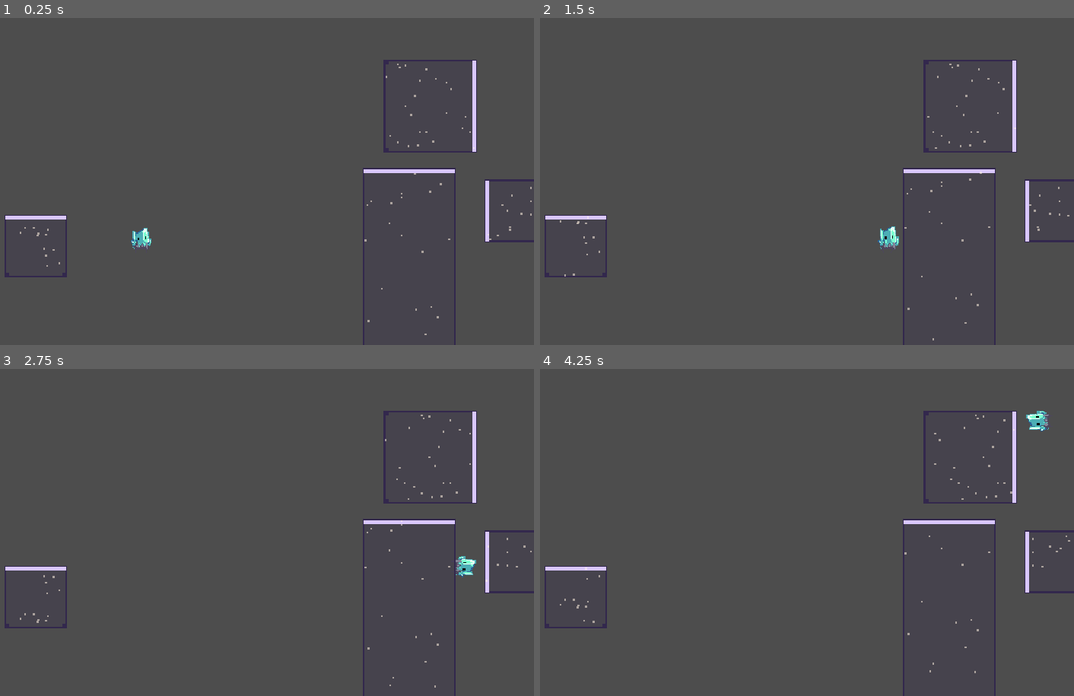
Above: before the commit, frames 1-4 (two rows, left to right).
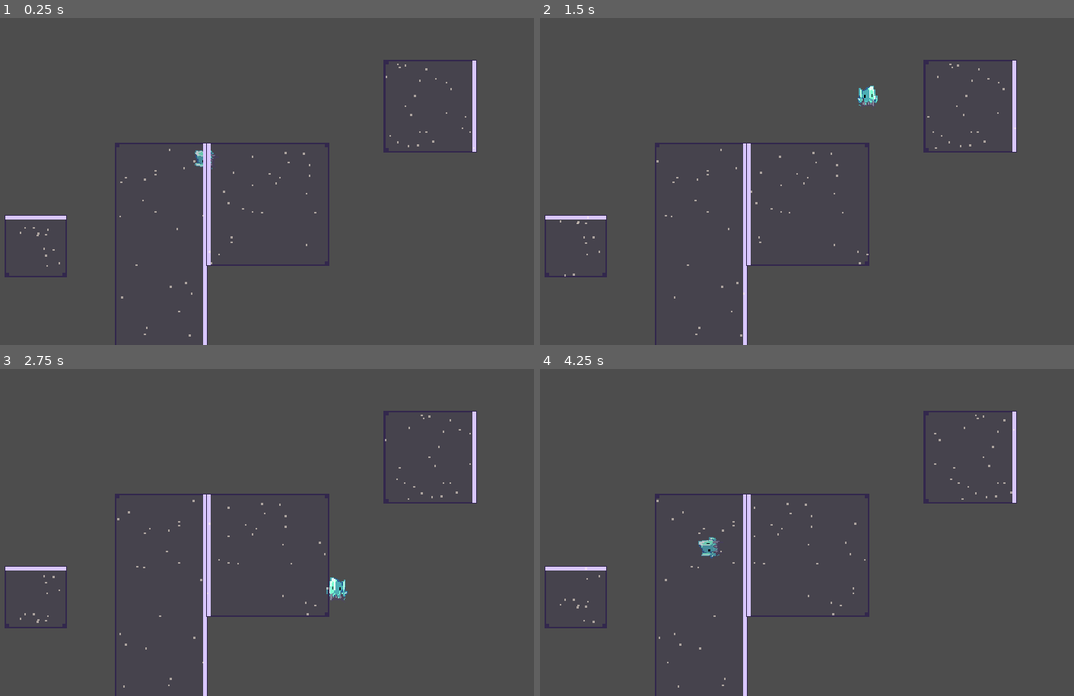
Above: after the commit, the same moments.

Repository: jmx2033/GRAVSWITCH
Game: Godot game, scene res://Scenes/game.tscn
Same seed, same stepped clock (60 frames per second), same inputs: the game is played once before the commit and once after it.
Inputs:
- Up to frame 1 (0.25 s): no input
- Up to frame 2 (1.5 s): hold D (move_right) from 0.53 s (still down); tap Space (jump) at 0.77 s
- Up to frame 3 (2.75 s): tap Space (jump) at 1.52 s; release D (move_right) at 2.03 s; hold A (move_left) from 2.03 s (still down)
- Up to frame 4 (4.25 s): release A (move_left) at 2.78 s; hold D (move_right) from 2.78 s (still down); tap Space (jump) at 3.02, 3.77 s

The runs differ from the first frame. In frame 1, 2.6% of the frame differs, in the area x 21-100%, y 38-100%; in frame 2, 2.7%, in the area x 21-100%, y 20-100%; in frame 3, 2.7%; in frame 4, 2.7%.

Commit message:
fix(gravity): 修改重力场逻辑：可以向量叠加[P0-2]

Diff:
--- a/Scenes/game.tscn
+++ b/Scenes/game.tscn
@@ -38,20 +38,21 @@
 shape = SubResource("RectangleShape2D_sam6v")
 
 [node name="Player" parent="." unique_id=1085382721 instance=ExtResource("1_ebmjs")]
-position = Vector2(227, 246)
+position = Vector2(294, 106)
 
 [node name="GravityZone" parent="." unique_id=285377863 instance=ExtResource("2_qxrlw")]
 position = Vector2(84, 224)
 size_in_tiles = Vector2i(2, 2)
 
 [node name="GravityZone2" parent="." unique_id=37853669 instance=ExtResource("2_qxrlw")]
-position = Vector2(461, 175)
+position = Vector2(200, 148)
+direction = 1
 size_in_tiles = Vector2i(3, 8)
 
 [node name="GravityZone3" parent="." unique_id=1292054527 instance=ExtResource("2_qxrlw")]
-position = Vector2(589, 187)
+position = Vector2(296, 148)
 direction = 3
-size_in_tiles = Vector2i(4, 2)
+size_in_tiles = Vector2i(4, 4)
 
 [node name="GravityZone4" parent="." unique_id=998343648 instance=ExtResource("2_qxrlw")]
 position = Vector2(483, 61)
--- a/Scripts/core/config.gd
+++ b/Scripts/core/config.gd
@@ -1,6 +1,4 @@
 extends Node
-
-var gravity_direction: Vector2 = Vector2.DOWN
 
 const TILE_SIZE: int = 32
 const GRAVITY: float = 1800.0
@@ -11,3 +9,6 @@
 const COYOTE_TIME: float = 0.10
 const JUMP_BUFFER_TIME: float = 0.12
 const GRAVITY_TURN_TIME: float = 0.12
+
+## 当前所有重力来源的合力加速度（像素/秒²）；无重力区时是基础向下重力 g。
+var gravity_acceleration: Vector2 = Vector2.DOWN * GRAVITY
--- a/Scripts/player/player.gd
+++ b/Scripts/player/player.gd
@@ -15,17 +15,19 @@
 # 实际参与物理的重力方向；180° 反转时保持原方向，等强度降到 0 后再翻向。
 var _physics_gravity: Vector2 = Vector2.DOWN
 
-# 物理重力强度倍率：普通转向始终为 1；
-# 180° 反转时按 1 → 0 → 1 变化，避免过渡期间出现侧向重力。
+# 当前物理重力强度倍率（以 Config.GRAVITY 为 1g）：
+# 无区为 1，向下区为 2，失重为 0；转向时在旧/新强度之间过渡。
 var _gravity_scale: float = 1.0
 
 # 当前转向状态
 var _turning: bool = false  # 是否正在转向
 var _turn_is_flip: bool = false  # 本次是否为 180° 反转
-var _turn_from: Vector2 = Vector2.DOWN  # 转向起点
-var _turn_to: Vector2 = Vector2.DOWN  # 转向终点
+var _turn_from: Vector2 = Vector2.DOWN  # 转向起点方向
+var _turn_to: Vector2 = Vector2.DOWN  # 转向终点方向
 var _turn_angle: float = 0.0  # 起点到终点的有符号夹角
 var _turn_elapsed: float = 0.0  # 已转向时间，用于计算进度
+var _turn_start_scale: float = 1.0  # 转向开始时的重力强度
+var _turn_target_scale: float = 1.0  # 转向结束时的重力强度
 
 # 动画节点，在 _ready() 里赋值
 var anim: AnimatedSprite2D
@@ -39,8 +41,8 @@
 # 跳预输入倒计时
 var jump_timer: float = 0.0
 
-# 当前生效的重力区；只认最后进入的那个
-var _active_zone: Area2D = null
+# 玩家当前重叠的重力区 -> 拉力方向；叠加时按各区的加速度贡献计算
+var _gravity_dirs: Dictionary = {}
 
 
 func _ready() -> void:
@@ -60,7 +62,7 @@
 	var g: Vector2 = _physics_gravity
 	up_direction = -g
 
-	# 加重力，往下掉；_gravity_scale 只在 180° 反转时小于 1
+	# 施加合力重力；_gravity_scale 是当前强度（普通 1g、向下区 2g、失重 0 等）
 	velocity += g * Config.GRAVITY * _gravity_scale * delta
 
 	# 左右移动（沿"垂直于重力"的方向，不是世界 x 轴）
@@ -125,30 +127,46 @@
 
 
 ## 推进重力转向。
-## 90° 转向：物理方向和显示方向一起匀速旋转。
-## 180° 反转：显示方向平滑转半圈，物理重力沿原轴按 1 → 0 → 1 衰减再反向，
-## 中点是失重状态，不会出现把角色往侧面拉的横向重力。
+## 目标加速度由基础重力和所有重叠区叠加得到：方向负责旋转，强度负责加速度大小。
+## 180° 反转时前半程沿旧方向衰减到 0，后半程沿新方向增强，避免侧向甩动。
 func _update_gravity(delta: float) -> void:
-	var target: Vector2 = Config.gravity_direction
-	if target == Vector2.ZERO:
-		return
-	target = target.normalized()
-
-	if _turning and not target.is_equal_approx(_turn_to):
+	var target_accel: Vector2 = Config.gravity_acceleration
+
+	# 合力为 0：失重。保留当前朝向，但不再产生重力加速度。
+	if target_accel.is_zero_approx():
+		_physics_gravity = current_gravity
+		_gravity_scale = 0.0
 		_turning = false
+		_turn_is_flip = false
+		return
+
+	var target: Vector2 = target_accel.normalized()
+	var target_strength: float = target_accel.length() / Config.GRAVITY
+
+	if _turning:
+		if not target.is_equal_approx(_turn_to):
+			_turning = false
+		else:
+			_turn_target_scale = target_strength
 
 	# 没有正在进行的转向时，检查是否需要开始新的一次转向
 	if not _turning:
-		# 已经与目标一致，不需要转向
+		# 方向已经一致：只更新强度，不需要转向
 		if target.is_equal_approx(_physics_gravity):
 			current_gravity = _physics_gravity
-			_gravity_scale = 1.0
+			_gravity_scale = target_strength
+			# 180° 反转前半程离开重力区时，目标会变回旧方向；
+			# 这里提前返回，必须清掉禁止起跳标记，否则会永久不能跳
+			_turning = false
+			_turn_is_flip = false
 			return
-		# 记录转向的起点、终点和夹角
+		# 记录转向的起点、终点、夹角和强度
 		_turn_from = _physics_gravity
 		_turn_to = target
 		_turn_angle = _turn_from.angle_to(_turn_to)
 		_turn_elapsed = 0.0
+		_turn_start_scale = _gravity_scale
+		_turn_target_scale = target_strength
 		# 夹角接近 180° 时按翻转处理
 		_turn_is_flip = absf(_turn_angle) > PI - FLIP_ANGLE_EPSILON
 		_turning = true
@@ -166,16 +184,18 @@
 	current_gravity = _turn_from.rotated(_turn_angle * weight).normalized()
 
 	if _turn_is_flip:
-		# 180° 反转：signed_scale 从 1 线性降到 -1。
-		# 前半程物理方向仍是起点，经过 0 后换成终点，
-		# 因此重力始终沿同一条轴，只是先减弱到 0 再反向增强。
-		var signed_scale: float = lerpf(1.0, -1.0, weight)
-		_gravity_scale = absf(signed_scale)
-		_physics_gravity = _turn_from if signed_scale >= 0.0 else _turn_to
-	else:
-		# 90° 转向：物理方向跟随显示方向，强度保持不变
-		_gravity_scale = 1.0
+		# 180° 反转：前半程沿旧方向把强度降到 0，
+		# 后半程沿新方向把强度升到目标值。
+		if weight < 0.5:
+			_physics_gravity = _turn_from
+			_gravity_scale = lerpf(_turn_start_scale, 0.0, weight * 2.0)
+		else:
+			_physics_gravity = _turn_to
+			_gravity_scale = lerpf(0.0, _turn_target_scale, (weight - 0.5) * 2.0)
+	else:
+		# 小于 180° 的转向：物理方向跟随显示方向，强度同步插值
 		_physics_gravity = current_gravity
+		_gravity_scale = lerpf(_turn_start_scale, _turn_target_scale, weight)
 
 	# 到达终点，结束本次转向并精确对齐目标
 	if _turn_elapsed >= turn_time:
@@ -186,25 +206,45 @@
 func _finish_gravity_turn() -> void:
 	_physics_gravity = _turn_to
 	current_gravity = _turn_to
-	_gravity_scale = 1.0
+	_gravity_scale = _turn_target_scale
 	_turning = false
 	_turn_is_flip = false
 
 
-## 进入重力区：记录当前区，并把目标重力切到该区的拉力方向。
+## 进入重力区：记录该区的拉力方向，并重算所有重叠区的合力。
 func enter_gravity_zone(zone: Area2D, gravity_direction: Vector2) -> void:
 	if gravity_direction == Vector2.ZERO:
 		return
-	_active_zone = zone
-	Config.gravity_direction = gravity_direction
-
-
-## 离开重力区：只有离开当前生效的区，才把目标重力恢复为向下。
+	_gravity_dirs[zone] = gravity_direction
+	_apply_gravity_zones()
+
+
+## 离开重力区：移除该区的拉力，并重算剩余重叠区的合力。
 func exit_gravity_zone(zone: Area2D) -> void:
-	if zone != _active_zone:
-		return
-	_active_zone = null
-	Config.gravity_direction = Vector2.DOWN
+	_gravity_dirs.erase(zone)
+	_apply_gravity_zones()
+
+
+## 重算重力：基础向下重力 + 所有重叠区的贡献。
+func _apply_gravity_zones() -> void:
+	var total := Vector2.DOWN * Config.GRAVITY
+	for direction in _gravity_dirs.values():
+		var pull: Vector2 = direction
+		total += _zone_gravity(pull)
+	Config.gravity_acceleration = total
+
+
+## 单个重力区提供的加速度：
+## 向上区 2g（多出的 1g 抵消基础重力，净向上 1g）；
+## 向下区 1g；
+## 左/右区 1g 水平 + 1g 向上（抵消基础重力，净水平 1g）。
+func _zone_gravity(direction: Vector2) -> Vector2:
+	var pull: Vector2 = direction * Config.GRAVITY
+	if direction.is_equal_approx(Vector2.UP):
+		return pull * 2.0
+	if direction.is_equal_approx(Vector2.DOWN):
+		return pull
+	return pull + Vector2.UP * Config.GRAVITY
 
 
 ## 被尖刺或出界通知时调用，进入死亡状态。
@@ -223,14 +263,14 @@
 	velocity = Vector2.ZERO
 	current_gravity = Vector2.DOWN
 	_physics_gravity = Vector2.DOWN
-	Config.gravity_direction = Vector2.DOWN
+	Config.gravity_acceleration = Vector2.DOWN * Config.GRAVITY
 	_gravity_scale = 1.0
 	_turning = false
 	_turn_is_flip = false
 	coyote_timer = 0.0
 	jump_timer = 0.0
 	is_alive = true
-	_active_zone = null
+	_gravity_dirs.clear()
 	anim.rotation = 0.0
 	collision.rotation = 0.0
 	anim.play("idle")
